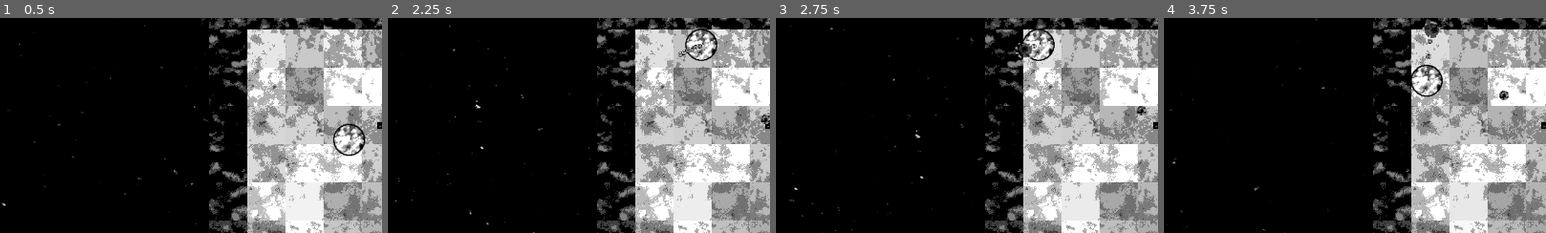
Above: before the commit, frames 1-4 (left to right).
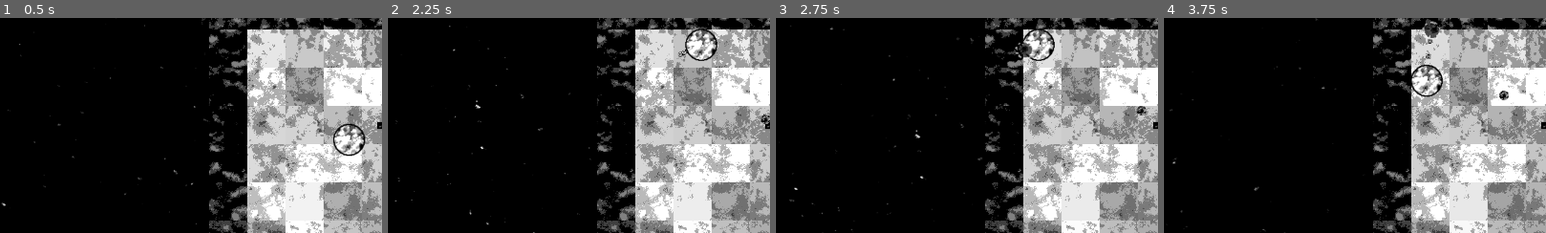
Above: after the commit, the same moments.

Repository: Indivicivet/ludumdare54
Game: Godot game, scene res://ludumdare54.tscn
The game is run twice, just before and just after one commit, with the same random seed, the same clock (stepped at 60 frames per second) and the same inputs.
Inputs (mouse positions are % of the whole screen's width and height, from its top left):
- Up to frame 1 (0.5 s): no input
- Up to frame 2 (2.25 s): move the mouse to (45, 70) at 0.52 s; press the mouse at (45, 70) at 0.53 s; hold Up (up) 0.53-2.03 s; move the mouse to (80, 65) at 1.27 s; release the mouse at (80, 65) at 1.28 s; click (80, 65) at 1.35 s; move the mouse to (20, 35) at 2.02 s; press the mouse at (20, 35) at 2.03 s; hold Left (left) from 2.03 s (still down)
- Up to frame 3 (2.75 s): keep holding Left (left)
- Up to frame 4 (3.75 s): move the mouse to (55, 50) at 2.77 s; release the mouse at (55, 50) at 2.78 s; click (55, 50) at 2.85 s; move the mouse to (35, 25) at 3.52 s; release Left (left) at 3.53 s; press the mouse at (35, 25) at 3.53 s; hold Down (down) from 3.53 s (still down)
The pictures show only the part of the screen within x 0-50%, y 21-71%; the shares and areas given below are measured in that part.

Frame 1 is identical in both runs. In frame 2, 0.1% of the frame differs, in the area x 76-83%, y 12-17%; in frame 3, less than 0.1%; in frame 4, less than 0.1%.

Commit message:
move bullets behind the player

Diff:
--- a/scripts/gun1.gd
+++ b/scripts/gun1.gd
@@ -13,6 +13,7 @@
 func fire_bullet():
 	var bullet_inst = bullet_type_1.instantiate()
 	owner.add_child(bullet_inst)
+	owner.move_child(bullet_inst, 3)
 	bullet_inst.global_transform = self.global_transform
 	var target_dir = (
 		get_local_mouse_position()
